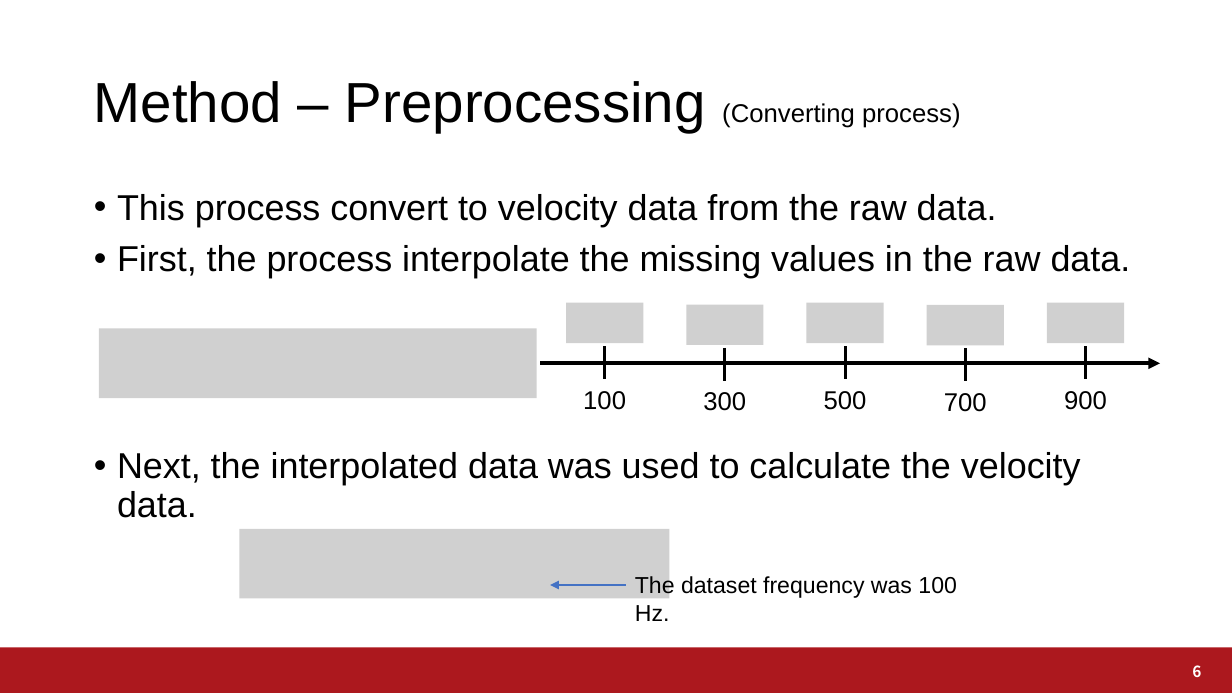
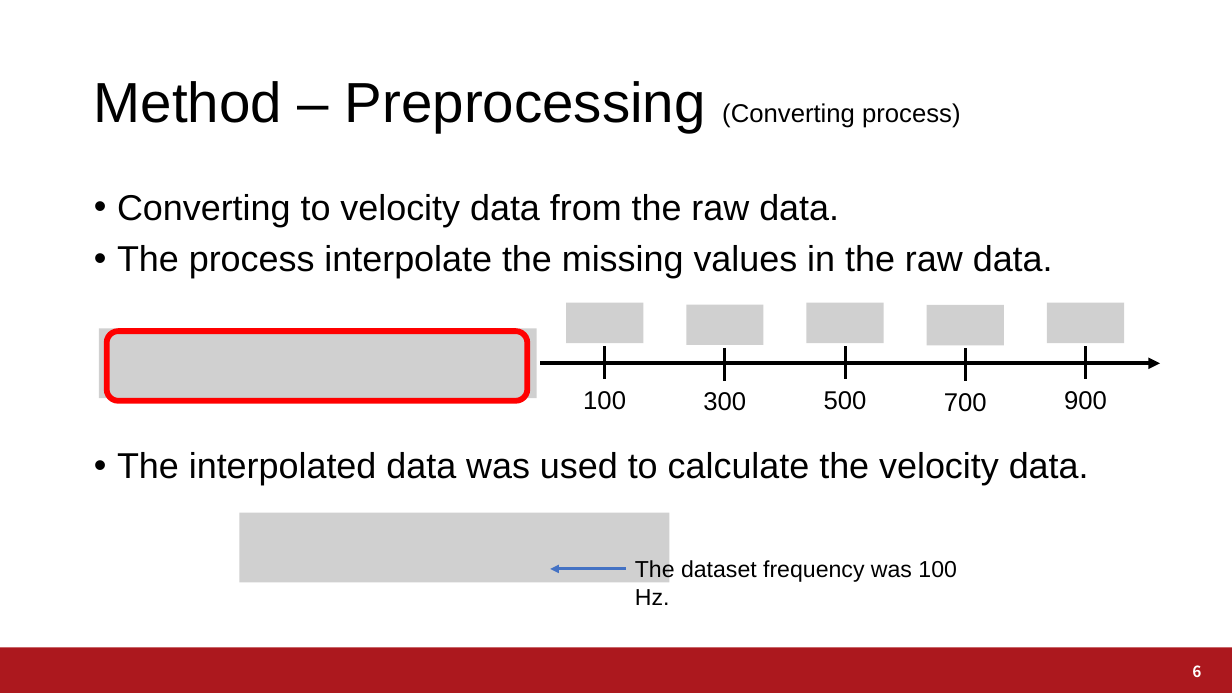
Before and after one commit to a2h1r0/lab, a slide deck: slide 6 of paper/ABC2021BentoChallenge/ABC2021.pptx. Drawn at 1232x693 pixels with LibreOffice and Linux fonts; fonts in the diff are those of the drawing; grey boxes stand for pictures; background and template pictures are left out. Boxes give left, top, right and bottom in pixels: in the first picture for what was removed or moved away, otherwise in the second. Text is boxed around its words. In the diff, an @@ line names an element or a change of style, - is before the commit and + after.

```diff
--- a/paper/ABC2021BentoChallenge/ABC2021.pptx
+++ b/paper/ABC2021BentoChallenge/ABC2021.pptx
@@ text at box(117, 194, 1089, 485): text changed @@
-• This process convert to velocity data from the raw data.
-• First, the process interpolate the missing values in the raw data.
-• Next, the interpolated data was used to calculate the velocity data.
+• Converting to velocity data from the raw data.
+• The process interpolate the missing values in the raw data.
+• The interpolated data was used to calculate the velocity data.
@@ rounded rectangle added at box(106, 331, 527, 400), outline #FF0000 4.5 pt @@
@@ 1 text, 1 arrow, 1 picture: place and size @@
-1 text, 1 arrow, 1 picture at box(239, 529, 957, 621)
+1 text, 1 arrow, 1 picture at box(239, 513, 957, 605)
```
Also in this commit, not shown: 1 other slide changed.
